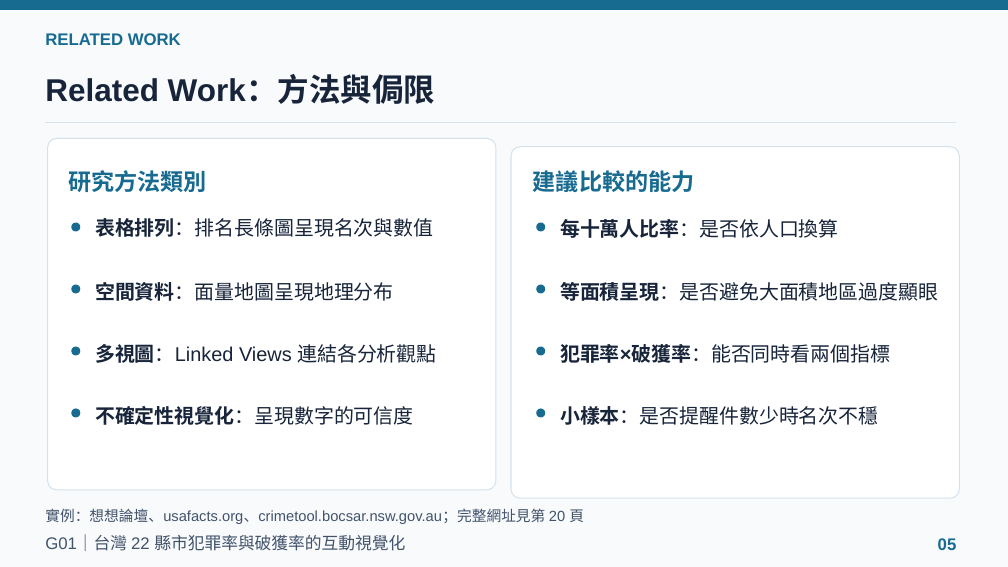
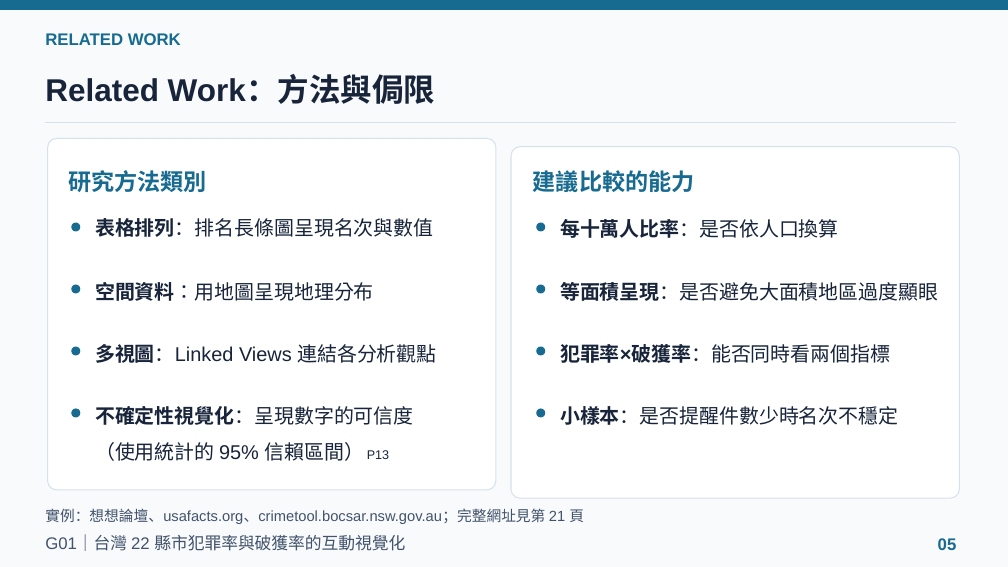
Before and after one commit to powerkaifu/taiwan-crime-rate-vis, a slide deck: slide 5 of docs/VIS_Final_Proposal_G01.pptx. Drawn at 1008x567 pixels with LibreOffice and Linux fonts; fonts in the diff are those of the drawing. Boxes give left, top, right and bottom in pixels: in the first picture for what was removed or moved away, otherwise in the second. Text is boxed around its words. In the diff, an @@ line names an element or a change of style, - is before the commit and + after.

```diff
--- a/docs/VIS_Final_Proposal_G01.pptx
+++ b/docs/VIS_Final_Proposal_G01.pptx
@@ text at (95, 282, 374, 301): text changed @@
-空間資料：面量地圖呈現地理分布
+空間資料：用地圖呈現地理分布
@@ text at (560, 406, 898, 425): text changed @@
-小樣本：是否提醒件數少時名次不穩
+小樣本：是否提醒件數少時名次不穩定
@@ text at (95, 442, 389, 461): paragraph added @@
+（使用統計的 95% 信賴區間） P13
@@ text at (45, 508, 584, 524): text changed @@
-實例：想想論壇、usafacts.org、crimetool.bocsar.nsw.gov.au；完整網址見第 20 頁
+實例：想想論壇、usafacts.org、crimetool.bocsar.nsw.gov.au；完整網址見第 21 頁
```
Also in this commit, not shown: 14 other slides changed, 1 slide added, 13 other files.
